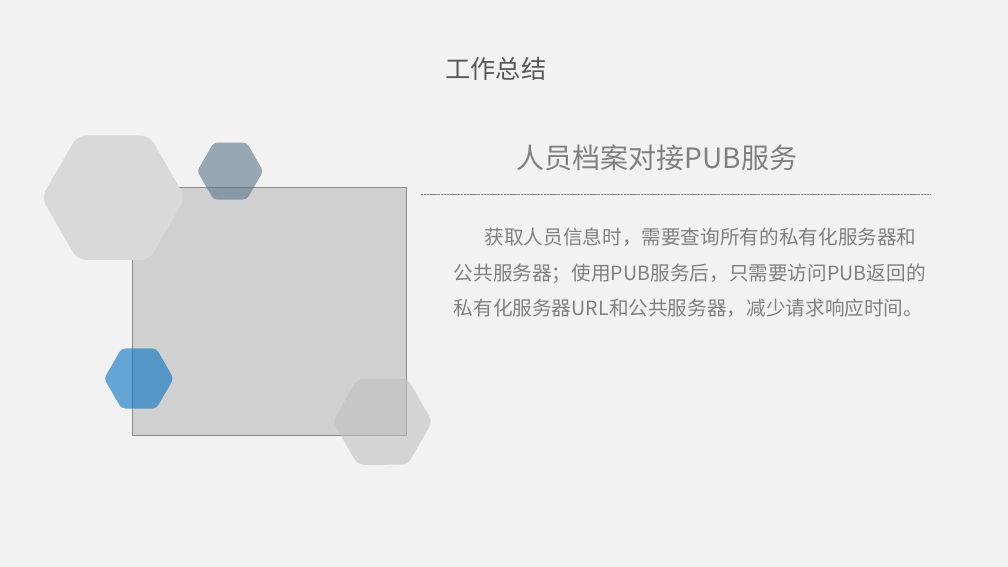
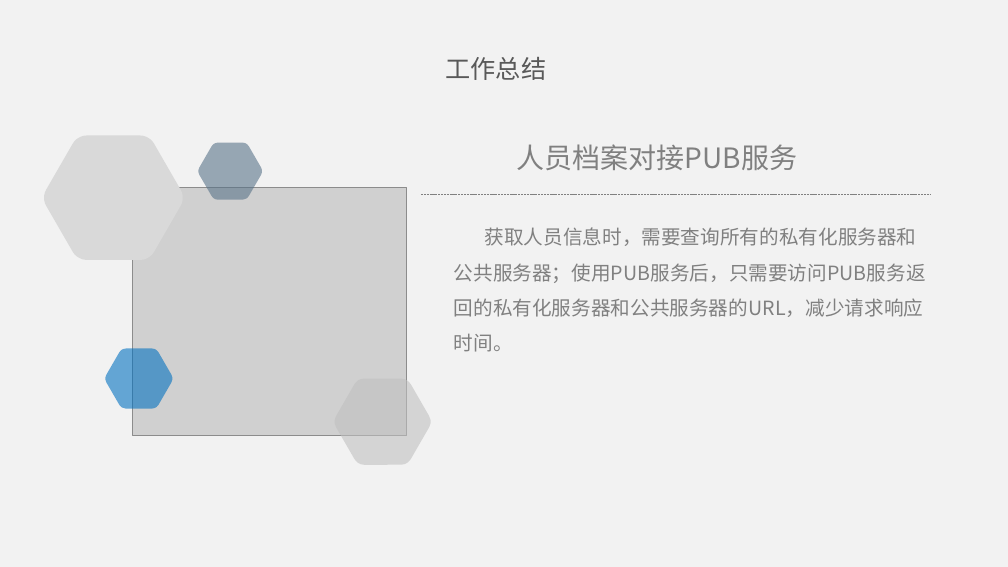
Before and after one commit to ybxxszl/learn, a slide deck: slide 6 of st.pptx. Drawn at 1008x567 pixels with LibreOffice and Linux fonts; fonts in the diff are those of the drawing; grey boxes stand for pictures. Boxes give left, top, right and bottom in pixels: in the first picture for what was removed or moved away, otherwise in the second. Text is boxed around its words. In the diff, an @@ line names an element or a change of style, - is before the commit and + after.

```diff
--- a/st.pptx
+++ b/st.pptx
@@ text at (x1=454, y1=227, x2=926, y2=352): text changed @@
-获取人员信息时，需要查询所有的私有化服务器和公共服务器；使用PUB服务后，只需要访问PUB返回的私有化服务器URL和公共服务器，减少请求响应时间。
+获取人员信息时，需要查询所有的私有化服务器和公共服务器；使用PUB服务后，只需要访问PUB服务返回的私有化服务器和公共服务器的URL，减少请求响应时间。
```
Also in this commit, not shown: 2 other slides changed, 1 slide added, 1 slide removed, 1 other file.
